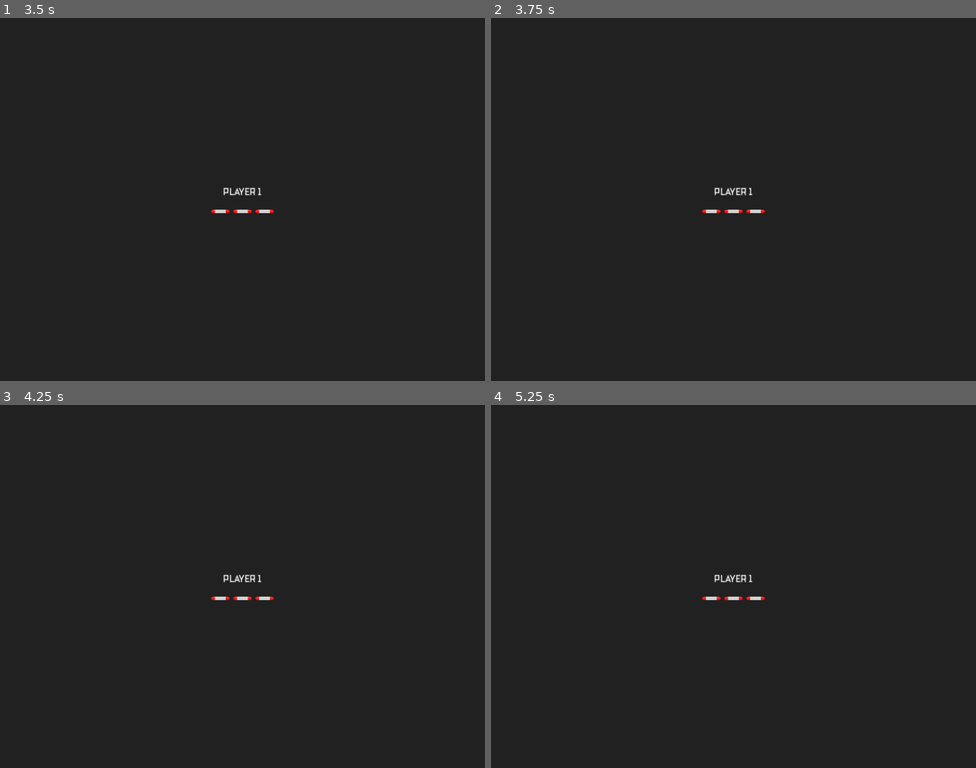
Above: before the commit, frames 1-4 (two rows, left to right).
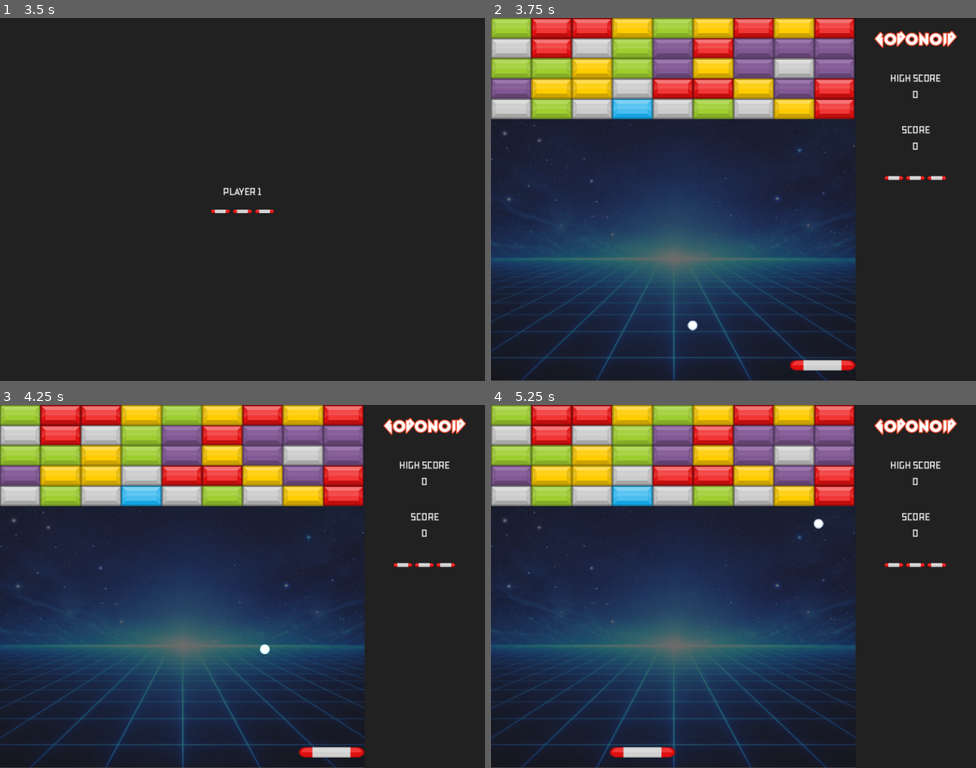
Above: after the commit, the same moments.

Repository: layon-figueiroa/godonoid
Game: Godot game, scene res://scenes/game.tscn
Two runs of this game, one before a commit and one after it. Both use one fixed random seed, a clock stepped at 60 frames per second and the inputs below.
Inputs:
- Up to frame 1 (3.5 s): click "START GAME" at 0.5 s; tap Enter (pause) at 1.25, 2.75 s; hold Right (ui_right) 1.28-2.03 s; tap Space (release) at 1.35, 2, 2.1, 2.85 s; hold Left (ui_left) 2.03-2.78 s; hold Right (ui_right) from 2.78 s (still down)
- Up to frame 2 (3.75 s): keep holding Right (ui_right); tap Space (release) at 3.5, 3.6 s
- Up to frame 3 (4.25 s): keep holding Right (ui_right)
- Up to frame 4 (5.25 s): release Right (ui_right) at 4.28 s; hold Left (ui_left) from 4.28 s (still down); tap Space (release) at 4.35, 5.1 s

Frame 1 is identical in both runs. In frame 2, 57% of the frame differs, in the area x 0-97%, y 0-100%; in frame 3, 57%; in frame 4, 57%.

Commit message:
adicionados sons ao jogo

Diff:
--- a/project.godot
+++ b/project.godot
@@ -18,6 +18,7 @@
 [autoload]
 
 GameManager="*res://scripts/autoloads/game_manager.gd"
+AudioManager="*res://scripts/autoloads/audio_manager.tscn"
 
 [display]
 
--- /dev/null
+++ b/scripts/audio_manager.gd
@@ -0,0 +1,14 @@
+extends Node
+
+@onready var music_player: AudioStreamPlayer = $MusicPlayer
+@onready var sfx_player: AudioStreamPlayer = $SfxPlayer
+
+func play_music(stream: AudioStream) -> void:
+	music_player.stop()
+	music_player.stream = stream
+	music_player.play()
+
+func play_sfx(stream: AudioStream) -> void:
+	sfx_player.stop()
+	sfx_player.stream = stream
+	sfx_player.play()
--- /dev/null
+++ b/scripts/autoloads/audio_manager.tscn
@@ -0,0 +1,11 @@
+[gd_scene load_steps=2 format=3 uid="uid://bw3to1kxunhxh"]
+
+[ext_resource type="Script" uid="uid://c1nceytt6yie6" path="res://scripts/audio_manager.gd" id="1_4x3cg"]
+
+[node name="AudioManager" type="Node"]
+script = ExtResource("1_4x3cg")
+
+[node name="MusicPlayer" type="AudioStreamPlayer" parent="."]
+
+[node name="SfxPlayer" type="AudioStreamPlayer" parent="."]
+process_mode = 3
--- a/scripts/autoloads/game_manager.gd
+++ b/scripts/autoloads/game_manager.gd
@@ -18,7 +18,7 @@
 var current_score: int = 0
 var top_score: int = 0
 var lives: int = 3
-var total_bricks: int = 45
+var total_bricks: int = 2
 
 func _ready() -> void:
 	load_game()
@@ -50,7 +50,7 @@
 func call_start_screen() -> void:
 	current_score = 0
 	lives = 3
-	total_bricks = 45
+	total_bricks = 2
 
 ## Controla as ações quando o jogo é pausado
 func call_pause_game() -> void:
--- a/scripts/ball.gd
+++ b/scripts/ball.gd
@@ -8,6 +8,7 @@
 var attached_to_paddle: Node2D = null #Aqui define-se a que paddle a bola ficará presa
 var offset: Vector2 #Aqui define-se o offset do paddle pra bola
 var initial_position: Vector2 = Vector2(286.0, 521.0)
+var ping_pong: bool = false
 
 func _ready() -> void:
 	velocity = Vector2.ZERO
@@ -31,8 +32,13 @@
 	var collision = move_and_collide(velocity * delta)
 
 	if collision:
+		ping_pong = !ping_pong
 		handle_collision(collision)
 		velocity = velocity.bounce(collision.get_normal())
+		if ping_pong:
+			AudioManager.play_sfx(preload("res://assets/audios/Arkanoid-SFX-_6__1.mp3"))
+		else:
+			AudioManager.play_sfx(preload("res://assets/audios/Arkanoid-SFX-_7_.mp3"))
 
 func handle_collision(collision: KinematicCollision2D) -> void:
 	var collider = collision.get_collider()
--- a/scripts/credits.gd
+++ b/scripts/credits.gd
@@ -30,3 +30,4 @@
 	if new_state == GameManager.State.CREDITS:
 		visible = true
 		credits_state = true
+		AudioManager.play_music(preload("res://assets/audios/04 Ending.mp3"))
--- a/scripts/game_over.gd
+++ b/scripts/game_over.gd
@@ -16,6 +16,7 @@
 		return
 
 	show_game_over()
+	AudioManager.play_music(preload("res://assets/audios/05 Game Over.mp3"))
 
 func _on_button_pressed() -> void:
 	GameManager.change_state(GameManager.State.START)
--- a/scripts/standby.gd
+++ b/scripts/standby.gd
@@ -21,7 +21,7 @@
 	life_lost()
 	visible = true
 
-	await get_tree().create_timer(6.0).timeout
+	await get_tree().create_timer(3.0).timeout
 
 	visible = false
 	GameManager.change_state(GameManager.State.PLAYING)
@@ -31,3 +31,4 @@
 		return
 
 	show_stand_by()
+	AudioManager.play_music(preload("res://assets/audios/02 Round Start.mp3"))
--- a/scripts/start_screen.gd
+++ b/scripts/start_screen.gd
@@ -2,12 +2,14 @@
 
 func _ready() -> void:
 	GameManager.state_changed.connect(_on_state_changed)
+	AudioManager.play_music(preload("res://assets/audios/01 Story.mp3"))
 
 func _on_state_changed(new_state) -> void:
 	if new_state != GameManager.State.START:
 		return
 
 	visible = true
+	AudioManager.play_music(preload("res://assets/audios/01 Story.mp3"))
 
 func _on_button_pressed() -> void:
 	GameManager.change_state(GameManager.State.STAND_BY)
--- a/scripts/victory.gd
+++ b/scripts/victory.gd
@@ -2,10 +2,13 @@
 
 func _ready() -> void:
 	GameManager.state_changed.connect(_on_state_changed)
+	print(AudioManager)
 
 func _on_state_changed(new_state) -> void:
 	if new_state == GameManager.State.WIN:
+		print("tocando musica")
 		visible = true
+		AudioManager.play_music(preload("res://assets/audios/06 Unused.mp3")) #Não está tocando. Verificar por que
 
 		await get_tree().create_timer(5.0, true).timeout
 
Not shown, added: assets/audios/01 Story.mp3.import
Not shown, added: assets/audios/02 Round Start.mp3.import
Not shown, added: assets/audios/04 Ending.mp3.import
Not shown, added: assets/audios/05 Game Over.mp3.import
Not shown, added: assets/audios/06 Unused.mp3.import
Not shown, added: assets/audios/Arkanoid-SFX-_4__1.mp3.import
Not shown, added: assets/audios/Arkanoid-SFX-_6__1.mp3.import
Not shown, added: assets/audios/Arkanoid-SFX-_7_.mp3.import
Not shown, added: assets/audios/Arkanoid-SFX-_9_.mp3.import
Not shown, added: scripts/audio_manager.gd.uid
Not shown, added: assets/audios/01 Story.mp3
Not shown, added: assets/audios/02 Round Start.mp3
(and 7 more such lines)
